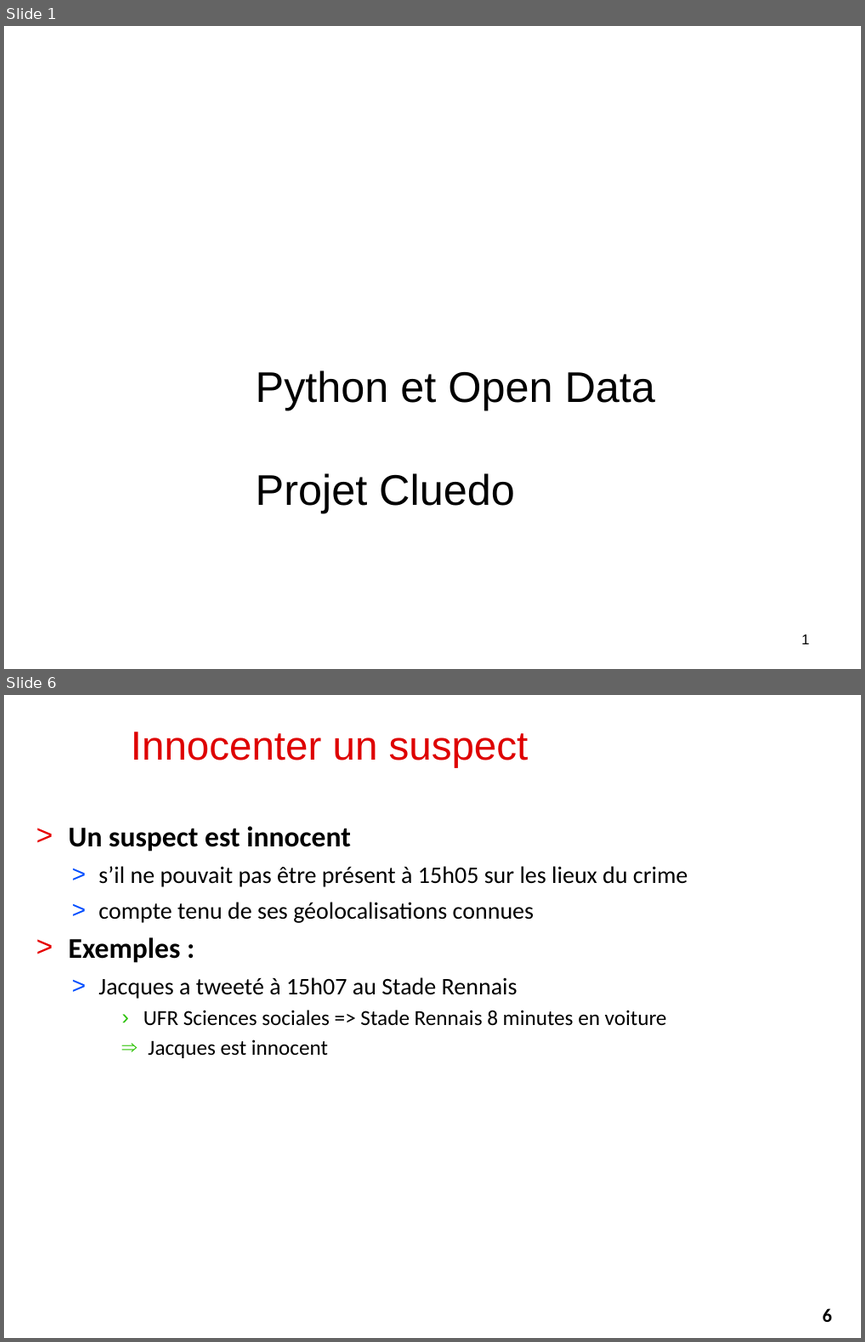
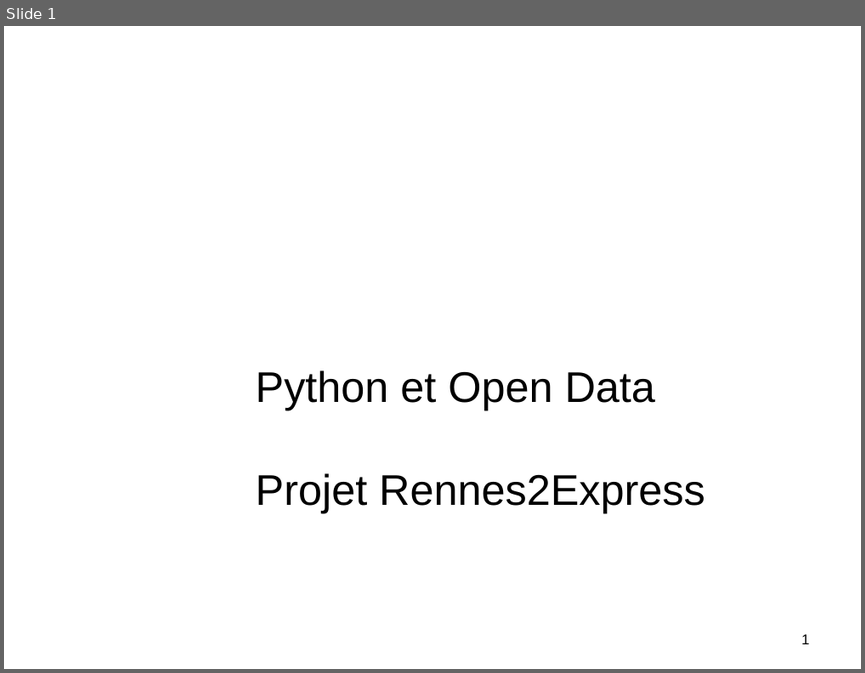
Before and after one commit to alemaitr/python_opendata_l2, a slide deck: pres_projet.pptx. Shown one above the other, each under a label of ours: slides 1 and 6 before the commit, slide 1 after it; the slides between them are not shown. The pictures are 865x1342 and 865x673 pixels, drawn with LibreOffice and Linux fonts; fonts in the diff are those of the drawing; background and template pictures are left out. Boxes give left, top, right and bottom in pixels: in the first picture for what was removed or moved away, otherwise in the second. Text is boxed around its words. In the diff, an @@ line names an element or a change of style, - is before the commit and + after.

Commit message:
Mise à jour présentation Rennes 2 Express

```diff
--- a/pres_projet.pptx
+++ b/pres_projet.pptx
@@ slide 6 removed at bbox=[4, 695, 861, 1338], background #FFFFFF @@
@@ title removed at bbox=[131, 732, 528, 768] @@
-Innocenter un suspect
@@ text removed at bbox=[69, 826, 687, 1058] @@
-> Un suspect est innocent
-  > s’il ne pouvait pas être présent à 15h05 sur les lieux du crime
-  > compte tenu de ses géolocalisations connues
-> Exemples :
-  > Jacques a tweeté à 15h07 au Stade Rennais
-    › UFR Sciences sociales => Stade Rennais 8 minutes en voiture
-    ⇒ Jacques est innocent
@@ page number removed at bbox=[800, 1298, 854, 1332] @@
-6
@@ slide 1 changed as well @@
@@ title at bbox=[256, 370, 705, 513]: text changed @@
-Python et Open Data
-Projet Cluedo
+Python et Open Data
+Projet Rennes2Express
```
Also in this commit, not shown: 3 other slides changed, 11 slides added, 6 other slides removed, 2 other files.
